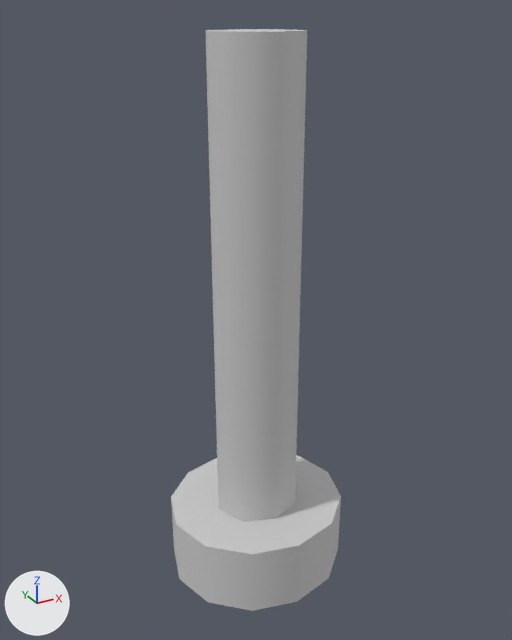
The FBX model Assets/_Assets/Models/column_04.fbx as it was, and as the next commit left it.
Both versions are drawn from a 50 mm lens placed at (-0.65, -1.182, 1.195), pointed at (0.004, 0.008, 0.6). The axes (+X, +Y, +Z) are drawn at lower left. The lights are the same throughout. Where no turn or scale is listed for an object, it has been applied to the vertices.

Script lines for the objects in view, before the commit:
```python
me_mesh = bpy.data.meshes.new('Mesh')
me_mesh.from_pydata(...)  # 72 vertices, 66 faces; spans x -0.201..0.201, y -0.188..0.188, z -0.001..1.159
me_mesh.materials.append(mat_gray_simple)  # light grey #cacaca
# before: 60 (0.067, -0.063, 0.137), 61 (0.0, -0.089, 0.137), 64 (-0.067, -0.063, 0.137), 65 (-0.095, 0.0, 0.137), 66 (-0.067, 0.064, 0.137)
# before: 68 (0.0, 0.09, 0.137), 69 (0.067, 0.064, 0.137), 70 (0.095, 0.0, 0.137)
ob_column_04 = bpy.data.objects.new('column_04', me_mesh)
ob_column_04.location = (0.0, 0.0, 0.0)
```
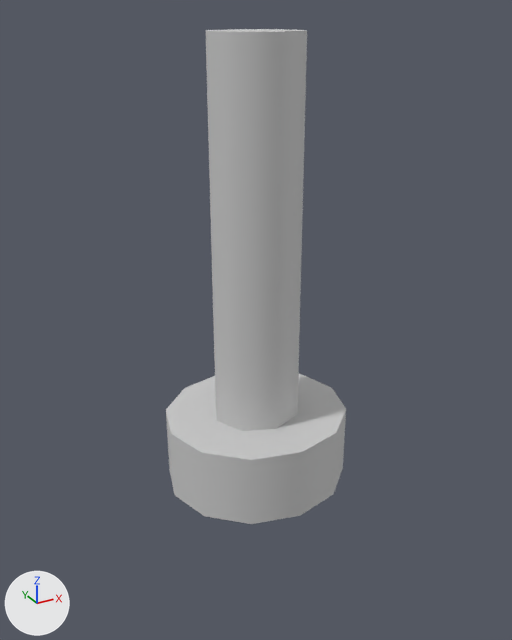
The newer file is also rescaled (x0.945), turned or shifted as a whole; pictures and numbers use the older file's frame.

Pixel boxes (x1, y1, x2, y2) of what changed, in the pictures (512 x 640 px; the box of a moved part takes in the faces that stretch with it):
```json
{"object": "column_04", "change": "reshaped", "before": [171, 29, 341, 611], "after": [166, 29, 346, 524], "on screen": "15% shorter"}
{"part": 1, "of": "me_mesh", "change": "moved or reshaped", "before": [171, 455, 341, 611], "after": [166, 374, 346, 524]}
{"part": 2, "of": "me_mesh", "change": "moved or reshaped", "before": [213, 311, 300, 522], "after": [213, 311, 300, 431]}
```

Scene script edits in JSON lines:
```json
{"block": "me_mesh", "where": "me_mesh.from_pydata(...)  # 72 vertices, 66 faces; spans x -0.201..0.201, y -0.188..0.188, z -0.001..1.159"}
{"block": "me_mesh", "where": "# used by ob_column_04; location = (0.0, 0.0, 0.0)"}
{"block": "me_mesh", "change": "me_mesh part 1: the loose piece of 24 vertices spanning x -0.201..0.201, y -0.188..0.188, z -0.001..0.156 is moved by (0.0, 0.0, 0.234)"}
{"block": "me_mesh", "change": "me_mesh part 2"}
{"op": "add", "block": "me_mesh", "code": "for i in [60, 61, 64, 65, 66, 68, 69, 70]: me_mesh.vertices[i].co += Vector((0.0, 0.0, 0.234))"}
```
